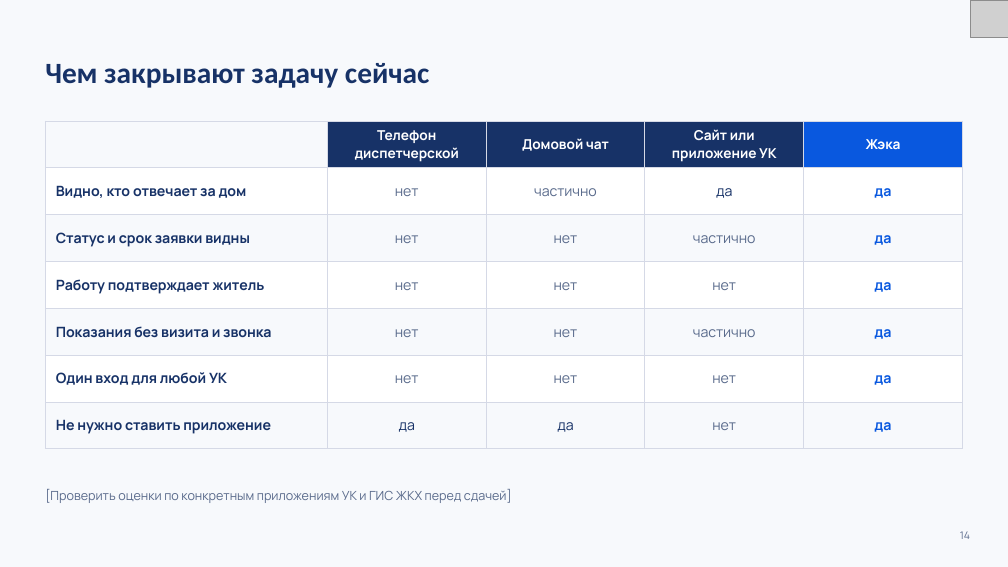
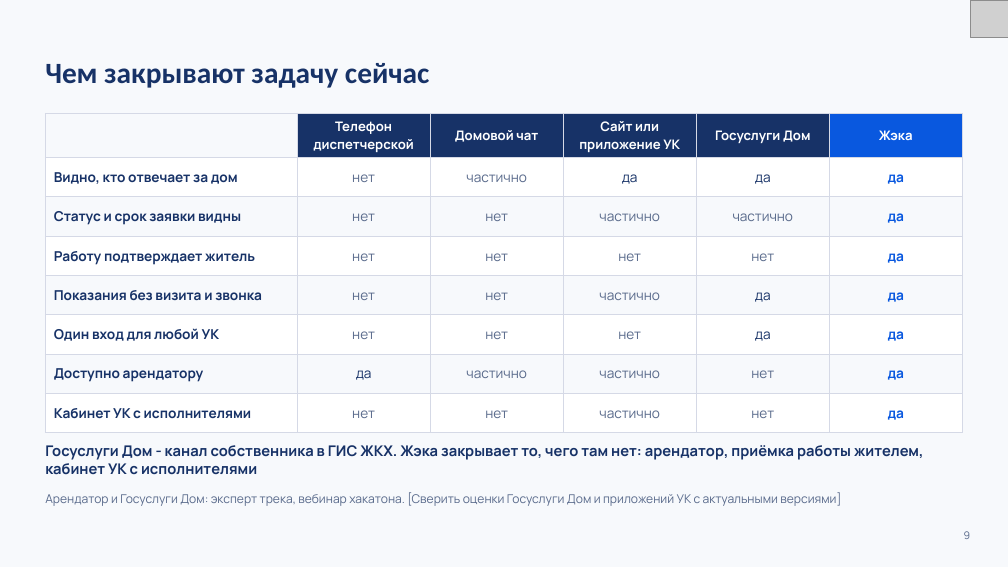
Before and after one commit to K1rL3s/vkmax-mobilization, a slide deck: slide 9 of docs/preza/zheka.pptx (slide 14 before the commit). Drawn at 1008x567 pixels with LibreOffice and Linux fonts; fonts in the diff are those of the drawing; grey boxes stand for pictures. Boxes give left, top, right and bottom in pixels: in the first picture for what was removed or moved away, otherwise in the second. Text is boxed around its words. In the diff, an @@ line names an element or a change of style, - is before the commit and + after.

```diff
--- a/docs/preza/zheka.pptx
+++ b/docs/preza/zheka.pptx
@@ table at (x1=45, y1=113, x2=963, y2=424) @@
- | Телефон диспетчерской | Домовой чат | Сайт или приложение УК | Жэка
-Видно, кто отвечает за дом | нет | частично | да | да
-Статус и срок заявки видны | нет | нет | частично | да
-Работу подтверждает житель | нет | нет | нет | да
-Показания без визита и звонка | нет | нет | частично | да
-Один вход для любой УК | нет | нет | нет | да
-Не нужно ставить приложение | да | да | нет | да
+ | Телефон диспетчерской | Домовой чат | Сайт или приложение УК | Госуслуги Дом | Жэка
+Видно, кто отвечает за дом | нет | частично | да | да | да
+Статус и срок заявки видны | нет | нет | частично | частично | да
+Работу подтверждает житель | нет | нет | нет | нет | да
+Показания без визита и звонка | нет | нет | частично | да | да
+Один вход для любой УК | нет | нет | нет | да | да
+Доступно арендатору | да | частично | частично | нет | да
+Кабинет УК с исполнителями | нет | нет | частично | нет | да
@@ table resized from (x1=45, y1=121, x2=963, y2=438) to (x1=45, y1=113, x2=963, y2=424) @@
@@ text at (x1=45, y1=445, x2=924, y2=475): text changed; size 12 to 14 pt; text colour #5A6B8C to #173267; bold on @@
-[Проверить оценки по конкретным приложениям УК и ГИС ЖКХ перед сдачей]
+Госуслуги Дом - канал собственника в ГИС ЖКХ. Жэка закрывает то, чего там нет: арендатор, приёмка работы жителем, кабинет УК с исполнителями
@@ text added at (x1=45, y1=492, x2=841, y2=506), 11.5 pt, text #5A6B8C @@
+Арендатор и Госуслуги Дом: эксперт трека, вебинар хакатона. [Сверить оценки Госуслуги Дом и приложений УК с актуальными версиями]
@@ text at (x1=964, y1=531, x2=971, y2=539): text changed @@
-14
+9
```
Also in this commit, not shown: 20 other slides changed, 2 slides added, 1 slide removed, 10 other files.
